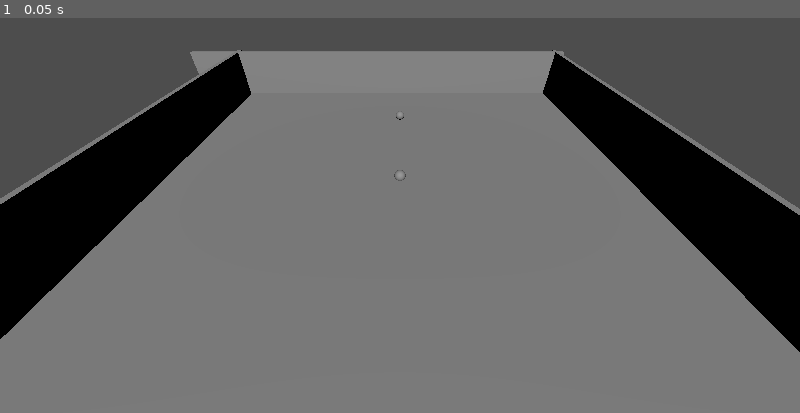
Above: before the commit, frame 1.
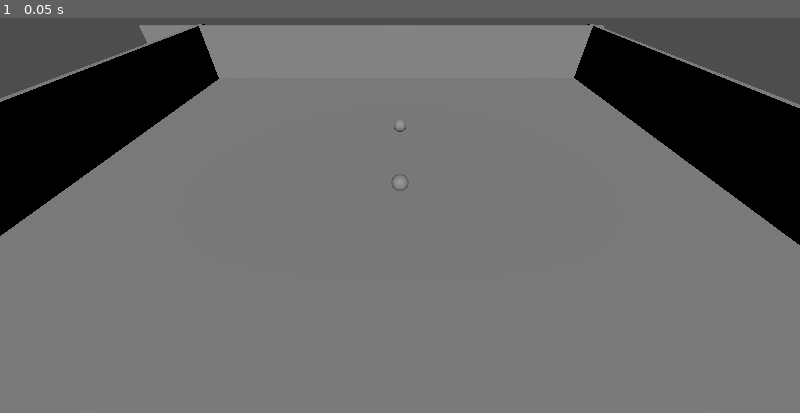
Above: after the commit, the same moment.

Repository: Gr0minet/ggj2025
Game: Godot game, scene res://scenes/test3D.tscn
Two runs of this game, one before a commit and one after it. Both use one fixed random seed, a clock stepped at 60 frames per second and the inputs below. This scene is started directly instead of the project's main scene.
Inputs:
- Up to frame 1 (0.05 s): no input

The runs differ from the first frame. In frame 1, 26% of the frame differs, in the area x 0-100%, y 1-85%.

Commit message:
add debug draw for bubble

Diff:
--- a/godot/scenes/test3D.tscn
+++ b/godot/scenes/test3D.tscn
@@ -1,6 +1,7 @@
-[gd_scene load_steps=4 format=3 uid="uid://cdxji7e38qeg0"]
+[gd_scene load_steps=5 format=3 uid="uid://cdxji7e38qeg0"]
 
 [ext_resource type="PackedScene" uid="uid://byejtqwx88kyu" path="res://scenes/bubble.tscn" id="1_ychtd"]
+[ext_resource type="Script" path="res://scripts/debug_draw.gd" id="2_kn2p5"]
 
 [sub_resource type="BoxMesh" id="BoxMesh_du6xf"]
 
@@ -14,12 +15,12 @@
 gravity_scale = 0.0
 
 [node name="Bubble2" parent="." instance=ExtResource("1_ychtd")]
-transform = Transform3D(1, 0, 0, 0, 1, 0, 0, 0, 1, 0, 0.8946, -3.03029)
+transform = Transform3D(1, 0, 0, 0, 1, 0, 0, 0, 1, 0, 0.8946, -1.79241)
 player_device_id = 1
 gravity_scale = 0.0
 
 [node name="Camera3D" type="Camera3D" parent="."]
-transform = Transform3D(1, 0, 0, 0, 0.774746, 0.632273, 0, -0.632273, 0.774746, 0, 4.79536, 5.22092)
+transform = Transform3D(1, 0, 0, 0, 0.774746, 0.632273, 0, -0.632273, 0.774746, 0, 3.54499, 3.37254)
 
 [node name="StaticBody3D" type="StaticBody3D" parent="."]
 collision_layer = 2
@@ -82,3 +83,13 @@
 
 [node name="DirectionalLight3D" type="DirectionalLight3D" parent="."]
 transform = Transform3D(1, 0, 0, 0, 0.752817, 0.65823, 0, -0.65823, 0.752817, 0, 2.52747, 0)
+
+[node name="debugDraw" type="Control" parent="." node_paths=PackedStringArray("debug_targets", "camera")]
+layout_mode = 3
+anchors_preset = 0
+offset_right = 40.0
+offset_bottom = 40.0
+script = ExtResource("2_kn2p5")
+debug_targets = [NodePath("../Bubble"), NodePath("../Bubble2")]
+camera = NodePath("../Camera3D")
+draw_flags = 3
--- a/godot/scripts/debug_draw.gd
+++ b/godot/scripts/debug_draw.gd
@@ -1,7 +1,10 @@
 extends CanvasItem
 
 @export var debug_mode:bool = true
-@export var debug_target:Bubble = null
+@export var debug_targets:Array[Bubble] = []
+@export var camera:Camera3D = null
+
+@export_flags("Draw Velocity", "Draw Input") var draw_flags = 0
 
 # Called when the node enters the scene tree for the first time.
 func _ready() -> void:
@@ -14,13 +17,22 @@
 func _process(_delta:float) -> void:
 	if not debug_mode:
 		return
-	if not debug_target:
+	if len(debug_targets) == 0:
 		return;
 
 	queue_redraw()
 
 func _draw() -> void:
-	# draw motion vector
-	var position:Vector3 = debug_target.position
-	var velocity:Vector3 = debug_target.velocity
-	draw_line(position, position+velocity, Color.GREEN, 2.0)
+	print(draw_flags)
+	for debug_target in debug_targets:
+		if draw_flags & 1:
+			# draw motion vector
+			var position:Vector2 = camera.unproject_position(debug_target.position)
+			var velocity:Vector2 = camera.unproject_position(debug_target.position + debug_target.velocity)
+			draw_line(position, velocity, Color.GREEN, 2.0)
+
+		if draw_flags & 2:
+			# draw input
+			var position:Vector2 = camera.unproject_position(debug_target.position)
+			var dir:Vector2 = position + debug_target._input_dir*40
+			draw_line(position, dir, Color.YELLOW, 2.0)
